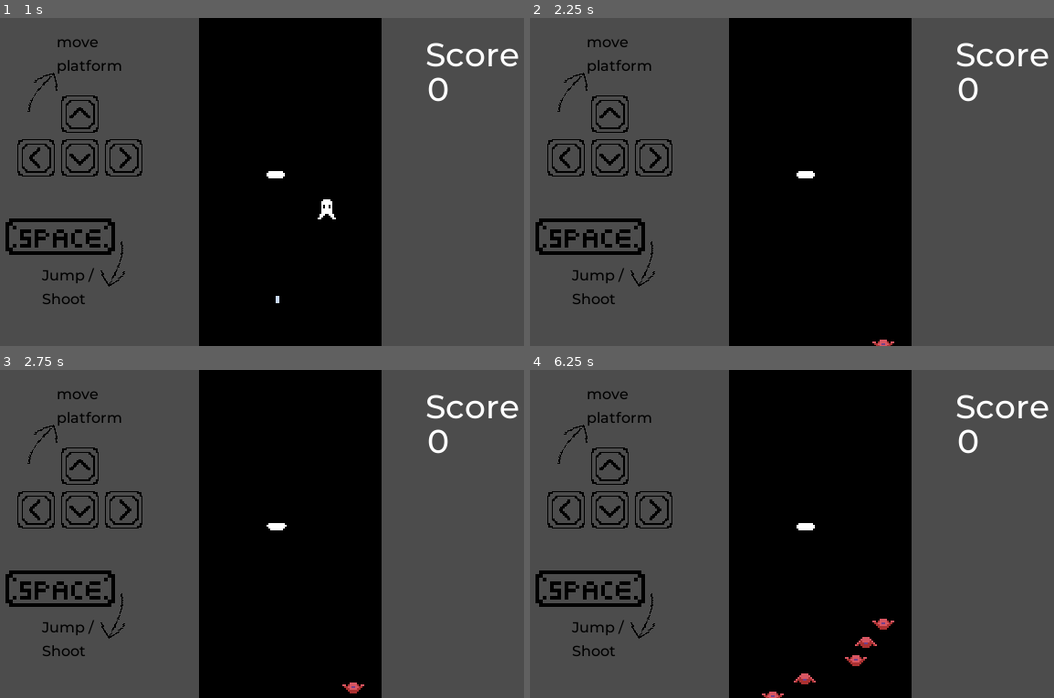
Above: before the commit, frames 1-4 (two rows, left to right).
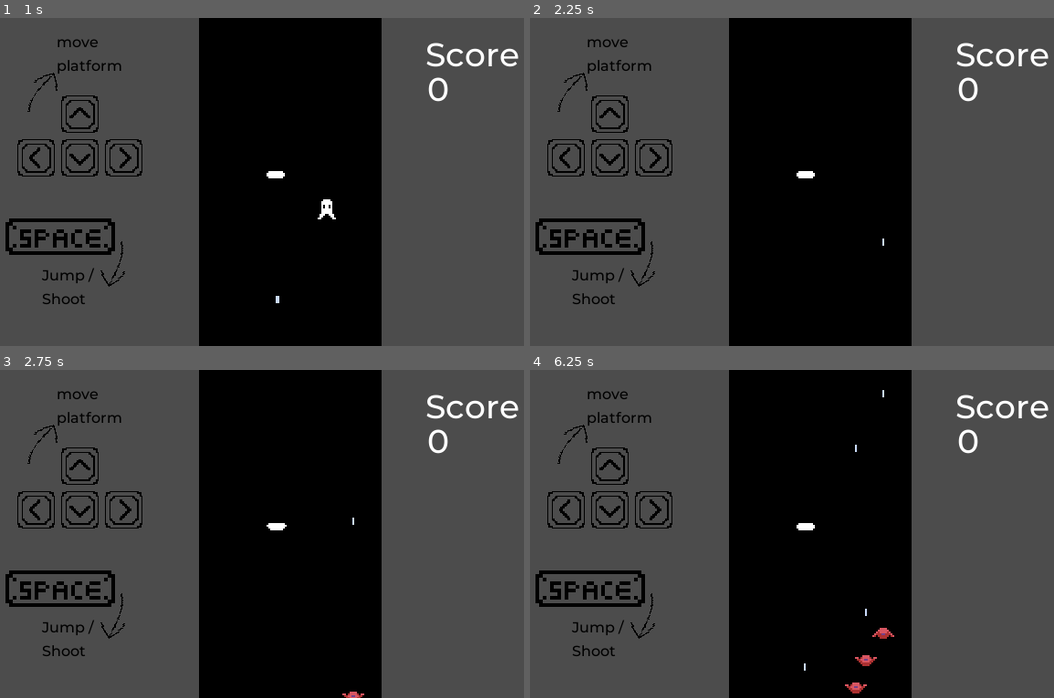
Above: after the commit, the same moments.

Repository: inddrrr/astral-tower
Game: Godot game, scene res://Scenes/World.tscn
The game is run twice, just before and just after one commit, with the same random seed, the same clock (stepped at 60 frames per second) and the same inputs.
Inputs:
- Up to frame 1 (1 s): hold D (move_right) from 0.53 s (still down); tap Space (jump) at 0.77 s
- Up to frame 2 (2.25 s): tap Space (jump) at 1.52 s; release D (move_right) at 2.03 s; hold A (move_left) from 2.03 s (still down)
- Up to frame 3 (2.75 s): keep holding A (move_left)
- Up to frame 4 (6.25 s): release A (move_left) at 2.78 s; hold D (move_right) 2.78-4.28 s; tap Space (jump) at 3.02, 3.77, 4.52, 6.02 s; hold A (move_left) 4.28-5.03 s; hold D (move_right) 5.03-5.78 s; hold A (move_left) from 5.78 s (still down)

Frame 1 is identical in both runs. In frame 2, less than 0.1% of the frame differs, in the area x 65-70%, y 67-100%; in frame 3, 0.1%; in frame 4, 0.6%, in the area x 44-70%, y 6-100%.

Commit message:
feat: limit enemy spawn, player now receive some dmg when colliding with enemy bullet

Diff:
--- a/Astral Tower/Scenes/Bullet.tscn
+++ b/Astral Tower/Scenes/Bullet.tscn
@@ -26,3 +26,5 @@
 
 [node name="CollisionShape2D" type="CollisionShape2D" parent="."]
 shape = SubResource( 3 )
+
+[connection signal="area_entered" from="." to="." method="_on_Bullet_area_entered"]
--- a/Astral Tower/Scenes/Enemy.tscn
+++ b/Astral Tower/Scenes/Enemy.tscn
@@ -32,4 +32,7 @@
 [node name="CollisionShape2D" type="CollisionShape2D" parent="."]
 shape = SubResource( 4 )
 
-[connection signal="area_entered" from="." to="." method="_on_Enemy_area_entered"]
+[node name="Position2D" type="Position2D" parent="."]
+
+[node name="Timer" type="Timer" parent="."]
+one_shot = true
--- /dev/null
+++ b/Astral Tower/Scenes/EnemyBullet.tscn
@@ -0,0 +1,19 @@
+[gd_scene load_steps=4 format=2]
+
+[ext_resource path="res://Images/bullet.png" type="Texture" id=1]
+[ext_resource path="res://Scripts/EnemyBullet.gd" type="Script" id=2]
+
+[sub_resource type="RectangleShape2D" id=1]
+extents = Vector2( 0.5, 2 )
+
+[node name="EnemyBullet" type="Area2D"]
+script = ExtResource( 2 )
+
+[node name="Bullet" type="Sprite" parent="."]
+scale = Vector2( 0.5, 1 )
+texture = ExtResource( 1 )
+
+[node name="CollisionShape2D" type="CollisionShape2D" parent="."]
+shape = SubResource( 1 )
+
+[connection signal="body_entered" from="." to="." method="_on_EnemyBullet_body_entered"]
--- a/Astral Tower/Scenes/World.tscn
+++ b/Astral Tower/Scenes/World.tscn
@@ -54,6 +54,7 @@
 position = Vector2( 124, 192 )
 
 [node name="EnemySpawnTimer" type="Timer" parent="."]
+wait_time = 1.5
 
 [node name="DeathZone" type="Area2D" parent="."]
 script = ExtResource( 3 )
--- a/Astral Tower/Scripts/Bullet.gd
+++ b/Astral Tower/Scripts/Bullet.gd
@@ -3,7 +3,11 @@
 export(int) var speed = 80
 onready var screen_size = OS.get_screen_size()
 
+signal enemy_defeated
 
+func _ready():
+	var world = self.get_tree().root.get_node("World")
+	self.connect("enemy_defeated", world, "_on_enemy_killed")
 
 func _physics_process(delta):
 	if position.y > screen_size.y:
@@ -12,4 +16,9 @@
 	position += transform.y * speed * delta
 
 func _on_Bullet_area_entered(area):
-	pass
+	if (area.name.begins_with('@Enemy@') or area.name == 'Enemy'):
+		area.queue_free()
+		self.emit_signal("enemy_defeated")
+		self.queue_free()
+	elif (area.name == 'DeathZone'):
+		self.queue_free()
--- a/Astral Tower/Scripts/Enemy.gd
+++ b/Astral Tower/Scripts/Enemy.gd
@@ -1,16 +1,23 @@
 extends Area2D
 
 export(int) var enemy_speed = 10
-signal enemy_defeated
+export(int) var shooting_interval = 3
 
+onready var BULLET = preload("res://Scenes/EnemyBullet.tscn")
+onready var shoot_timer = $Timer
 
 func _physics_process(delta):
 	$AnimatedSprite.playing = true
 	position.y += Vector2.UP.y * enemy_speed * delta
 
+	if shoot_timer.is_stopped():
+		shoot()
 
-func _on_Enemy_area_entered(area: Area2D):
-	if (area.name.begins_with('@Bullet@')):
-		self.queue_free()
-		self.emit_signal("enemy_defeated")
-		area.queue_free()
+
+func shoot():
+	var bullet = BULLET.instance()
+	bullet.global_position = Vector2($Position2D.global_position[0], $Position2D.global_position[1]-10)
+	get_tree().root.add_child(bullet)
+
+	shoot_timer.wait_time = shooting_interval
+	shoot_timer.start()
--- /dev/null
+++ b/Astral Tower/Scripts/EnemyBullet.gd
@@ -0,0 +1,23 @@
+extends Area2D
+
+export(int) var speed = 80
+
+signal dmg_player
+
+func _ready():
+	var player = self.get_tree().root.get_node("World").get_node("Player")
+	print(player)
+	self.connect("dmg_player", player, "_damaged")
+
+func _physics_process(delta):
+	if position.y < 0:
+		queue_free()
+
+	position -= transform.y * speed * delta
+
+
+
+func _on_EnemyBullet_body_entered(body):
+	if (body.name == 'Player'):
+		self.emit_signal("dmg_player", 15)
+		self.queue_free()
--- a/Astral Tower/Scripts/Player.gd
+++ b/Astral Tower/Scripts/Player.gd
@@ -43,9 +43,11 @@
 	move_and_slide(velocity, Vector2.UP)
 
 func _damaged(dmg: int):
+	print("taking dmg ", dmg)
 	self.hp -= dmg
 	if self.hp <= 0:
 		print("GAME OVER")
+		self.queue_free()
 
 func shoot():
 	var bullet = BULLET.instance()
--- a/Astral Tower/Scripts/ScoreValue.gd
+++ b/Astral Tower/Scripts/ScoreValue.gd
@@ -1,12 +1,7 @@
 extends Label
 
-
-var score = 0
-
-func _ready():
-	pass
+signal enemy_defeated
 
 # Called when the node enters the scene tree for the first time.
-func _on_enemy_killed():
-	score += 1
+func set_score(score: int):
 	text = "%s" % score
--- a/Astral Tower/Scripts/World.gd
+++ b/Astral Tower/Scripts/World.gd
@@ -1,20 +1,32 @@
 extends Node2D
 var enemy_scene = preload("res://Scenes/Enemy.tscn")
 
+signal enemy_defeated
+var enemy_count: int = 0
+var score: int = 0
+
 func _ready():
 	randomize()
-	$EnemySpawnTimer.start()
-	$Player.connect("dmg_player", $Player, "_damaged")
 	$DeathZone.connect("dmg_player", $Player, "_damaged")
 	$DeathZone.connect("body_entered", $DeathZone, "_on_body_entered")
 
+	$EnemySpawnTimer.start()
+
 func _on_EnemySpawnTimer_timeout():
+	var max_enemy_on_screen = int(max(self.score/5, 10))
+	if self.enemy_count >= max_enemy_on_screen:
+		return
+
 	var enemy = enemy_scene.instance()
-	enemy.connect("enemy_defeated", $Score/ScoreValue, "_on_enemy_killed")
-
 	var enemy_spawn_location = get_node("EnemySpawner/EnemySpawnLocation")
 	enemy_spawn_location.offset = randi()
 
 	enemy.position = enemy_spawn_location.position
 
 	add_child(enemy)
+	self.enemy_count += 1
+
+func _on_enemy_killed():
+	self.enemy_count -= 1
+	self.score += 1
+	$Score/ScoreValue.set_score(self.score)
